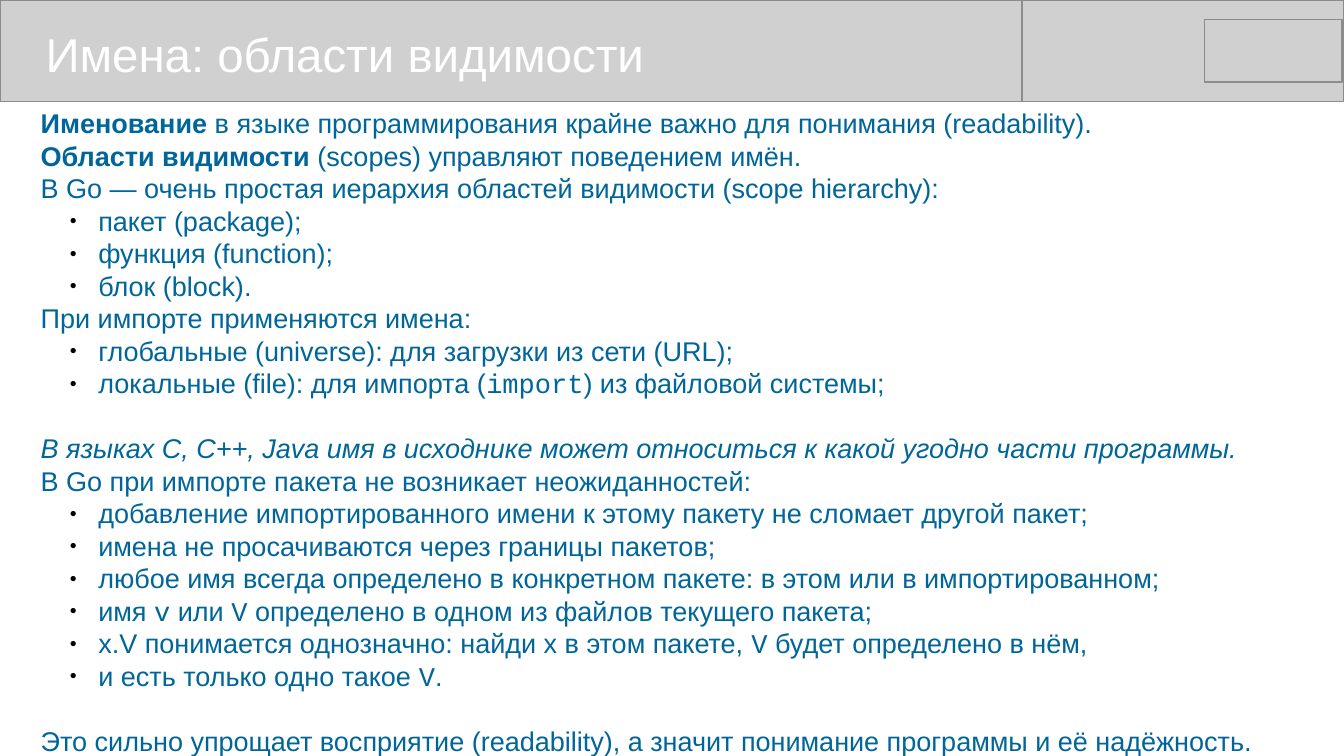
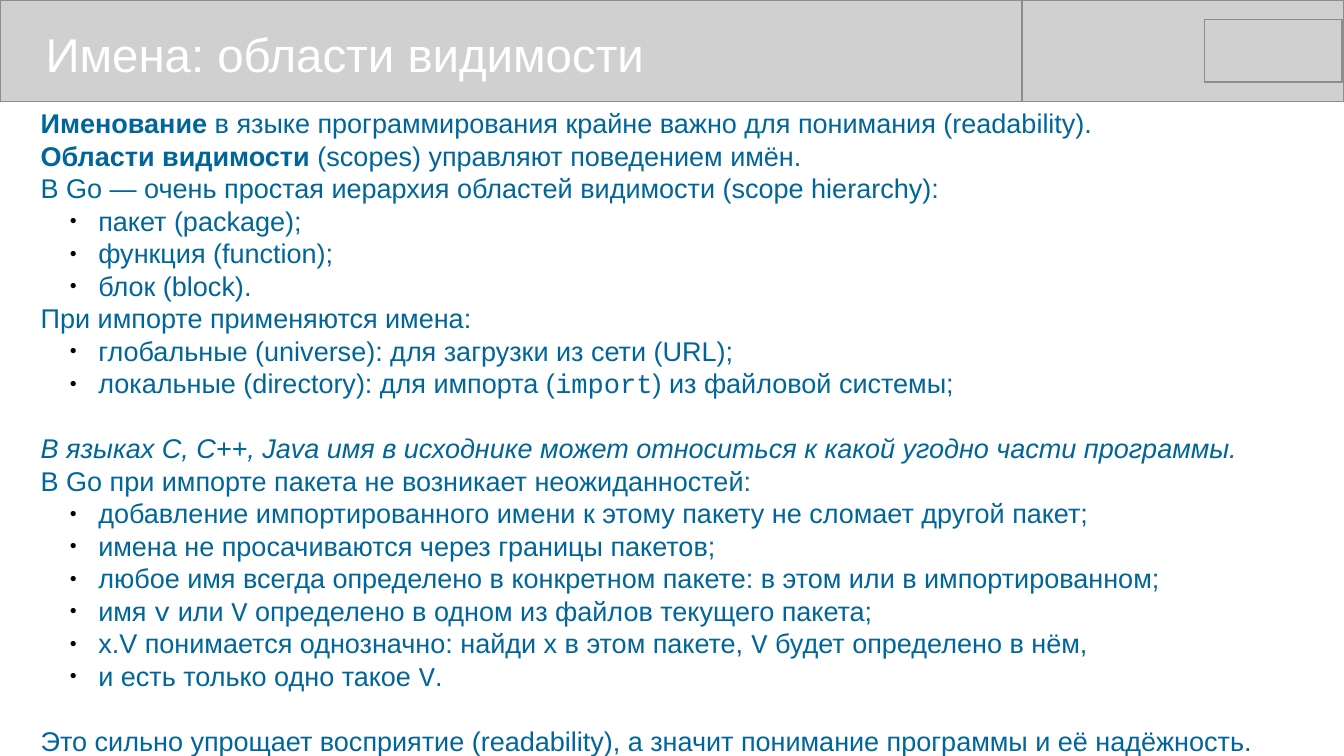
Before and after one commit to mike-shock/Go_language, a slide deck: slide 38 of Go_Preview.odp (slide 39 before the commit). Drawn at 1344x756 pixels with LibreOffice and Linux fonts; fonts in the diff are those of the drawing; grey boxes stand for pictures. Boxes give left, top, right and bottom in pixels: in the first picture for what was removed or moved away, otherwise in the second. Text is boxed around its words. In the diff, an @@ line names an element or a change of style, - is before the commit and + after.

```diff
--- a/Go_Preview.odp
+++ b/Go_Preview.odp
@@ text at box(98, 373, 954, 398): text changed @@
-  ● локальные (file): для импорта (import) из файловой системы;
+  ● локальные (directory): для импорта (import) из файловой системы;
```
Also in this commit, not shown: 5 other slides changed, 1 slide removed, 1 other file.
